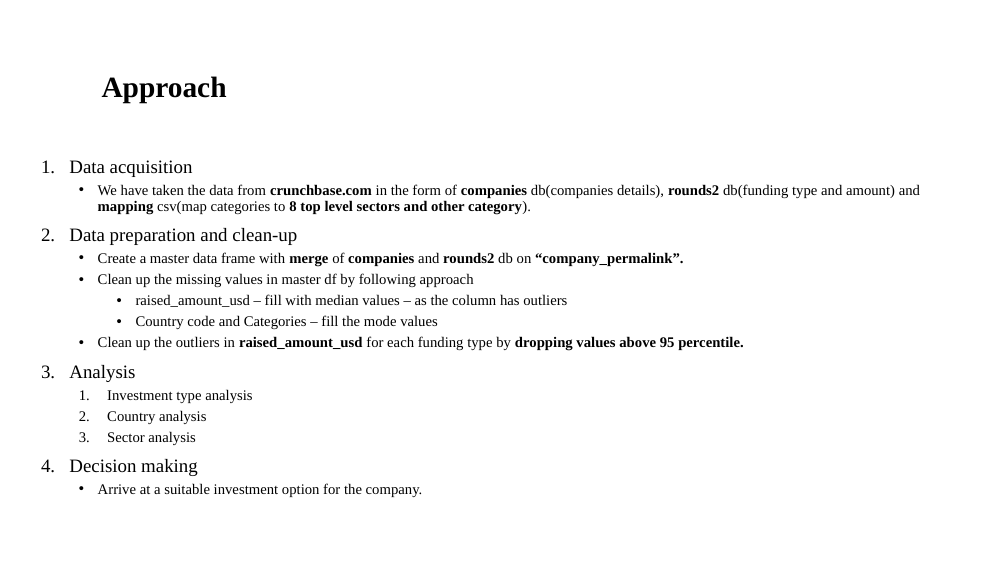
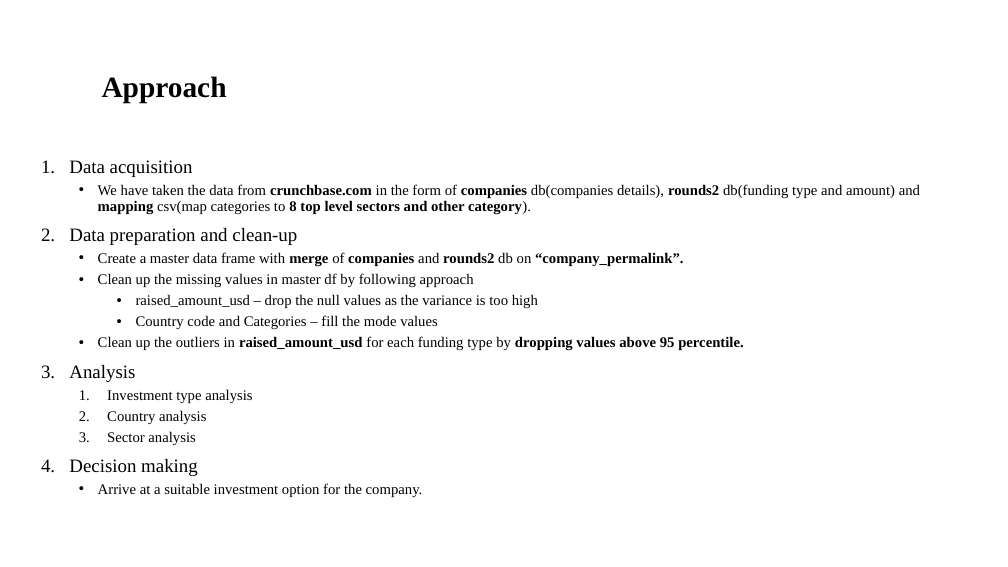
Before and after one commit to Shakeebbk/spark_funds_data_analysis, a slide deck: slide 3 of INVEST.pptx. Drawn at 1008x567 pixels with LibreOffice and Linux fonts; fonts in the diff are those of the drawing; background and template pictures are left out. Boxes give left, top, right and bottom in pixels: in the first picture for what was removed or moved away, otherwise in the second. Text is boxed around its words. In the diff, an @@ line names an element or a change of style, - is before the commit and + after.

```diff
--- a/INVEST.pptx
+++ b/INVEST.pptx
@@ text at box(136, 294, 538, 308): text changed @@
-    • raised_amount_usd – fill with median values – as the column has outliers
+    • raised_amount_usd – drop the null values as the variance is too high
```
Also in this commit, not shown: 3 other slides changed, 4 other files.
